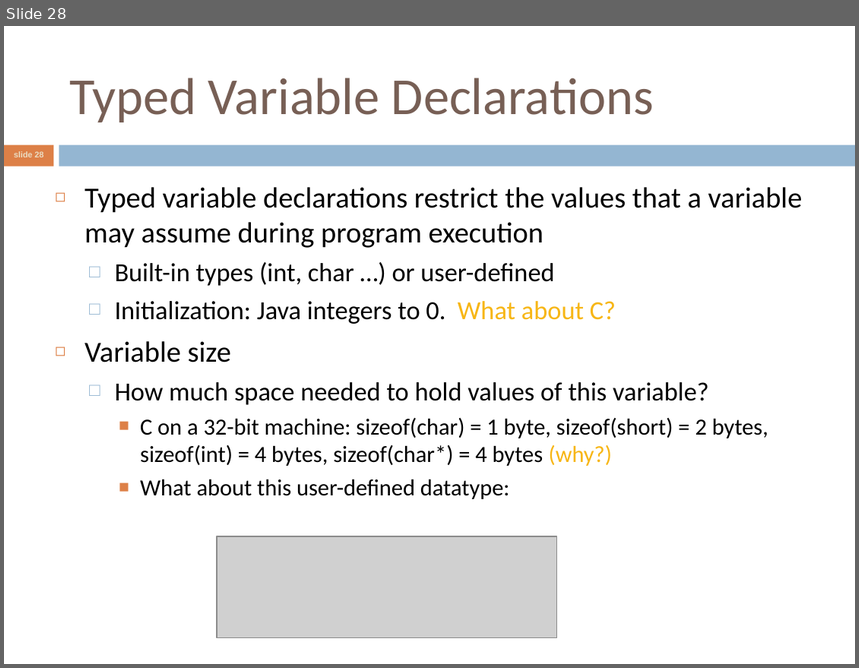
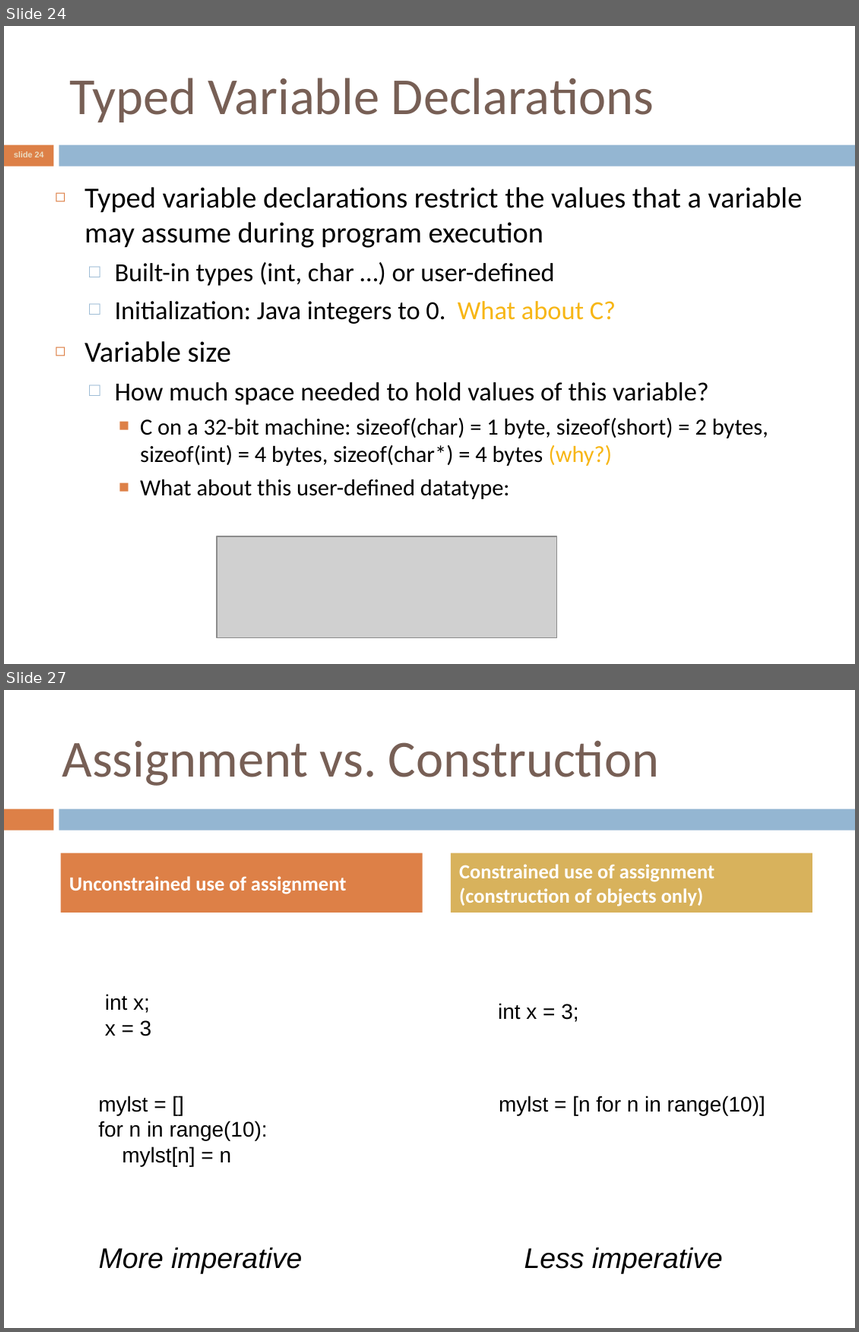
Before and after one commit to crista/EPS-slides, a slide deck: EPS-Imperative.ppt. Shown one above the other, each under a label of ours: slide 28 before the commit, slides 24 and 27 after it; the slides between them are not shown. The pictures are 859x668 and 859x1332 pixels, drawn with LibreOffice and Linux fonts; fonts in the diff are those of the drawing; grey boxes stand for pictures. Boxes give left, top, right and bottom in pixels: in the first picture for what was removed or moved away, otherwise in the second. Text is boxed around its words. In the diff, an @@ line names an element or a change of style, - is before the commit and + after.

```diff
--- a/EPS-Imperative.ppt
+++ b/EPS-Imperative.ppt
@@ slide 27 added at (4,690,855,1328), background #FFFFFF; not listed: 2 template elements that a slide beside it also shows @@
@@ title added at (63,740,659,786), 44 pt, text #775F55 @@
+Assignment vs. Construction
@@ text added at (61,853,423,913), fill #DD8047, 17 pt, text #FFFFFF, bold @@
+Unconstrained use of assignment
@@ text added at (451,853,813,913), fill #D8B25C, 17 pt, text #FFFFFF, bold @@
+Constrained use of assignment (construction of objects only)
@@ text added at (105,994,152,1037), 18 pt, text #000000 @@
+int x;
+x = 3
@@ text added at (498,1003,579,1022), 18 pt, text #000000 @@
+int x = 3;
@@ text added at (98,1096,268,1167), 18 pt, text #000000 @@
+mylst = []
+for n in range(10):
+mylst[n] = n
@@ text added at (499,1096,766,1116), 18 pt, text #000000 @@
+mylst = [n for n in range(10)]
@@ text added at (99,1248,302,1274), 24 pt, text #000000, italic @@
+More imperative
@@ text added at (525,1248,723,1274), 24 pt, text #000000, italic @@
+Less imperative
@@ what was slide 28 is now slide 24 @@
@@ page number at (14,151,44,157): text changed @@
-slide 28
+slide 24
```
Also in this commit, not shown: 7 slides changed, 5 other slides added, 7 slides removed, 8 other files.
